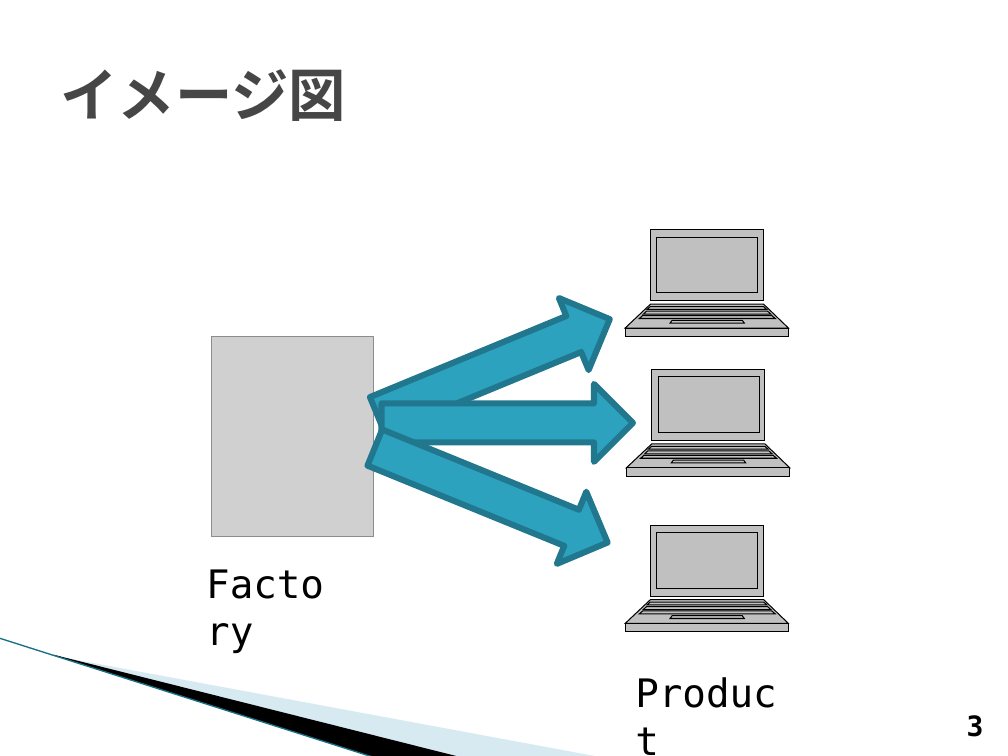
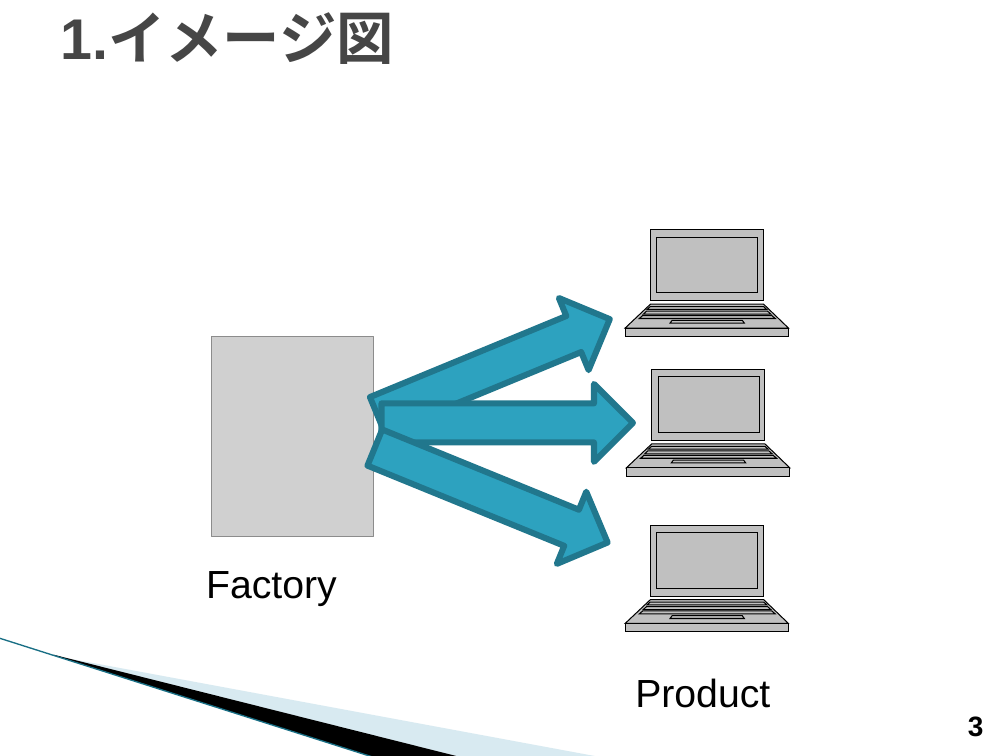
Before and after one commit to Yuki-Inamoto/Design-Pattern, a slide deck: slide 3 of Factory_Method.pptx. Drawn at 1008x756 pixels with LibreOffice and Linux fonts; fonts in the diff are those of the drawing; grey boxes stand for pictures; background and template pictures are left out. Boxes give left, top, right and bottom in pixels: in the first picture for what was removed or moved away, otherwise in the second. Text is boxed around its words. In the diff, an @@ line names an element or a change of style, - is before the commit and + after.

```diff
--- a/Factory_Method.pptx
+++ b/Factory_Method.pptx
@@ title at [60,13,394,64]: text changed; font DejaVu Sans Mono to Arial @@
-イメージ図
+1.イメージ図
@@ font DejaVu Sans Mono to Arial in 3 elements at [968,716,984,737], [206,571,337,606], [635,678,770,708] @@
```
Also in this commit, not shown: 2 other slides changed, 2 slides added, 1 slide removed, 3 other files.
